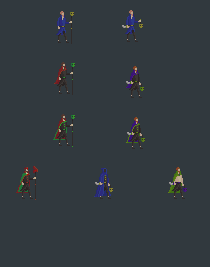
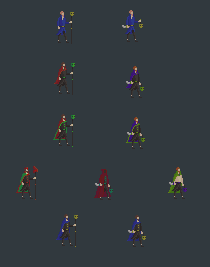
Layer changes from the first 210px x 267px image to the second:
painted on "Background" over box(56, 168, 146, 247)
